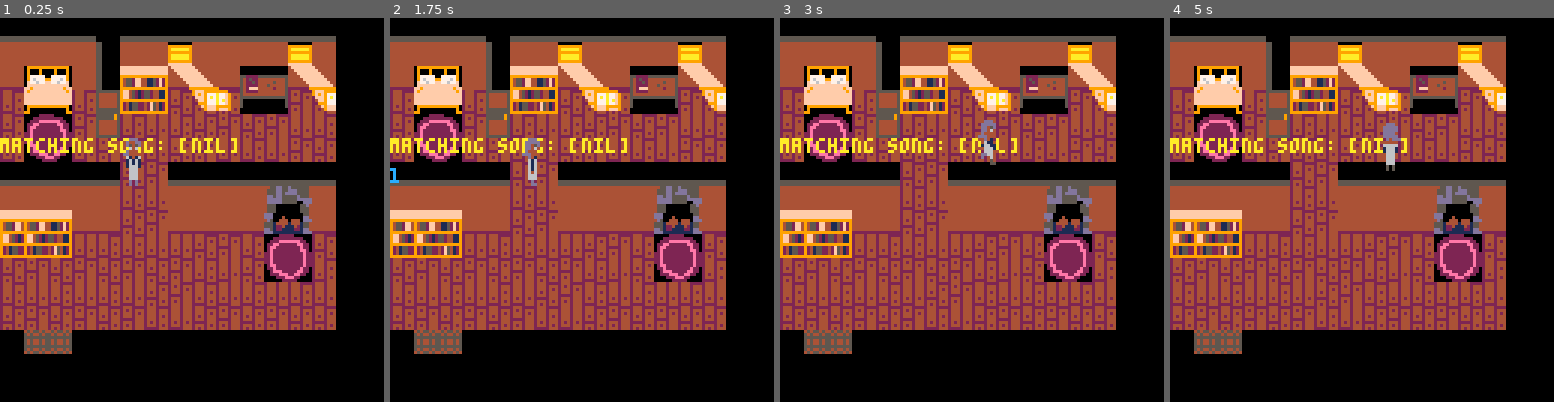
Above: before the commit, frames 1-4 (left to right).
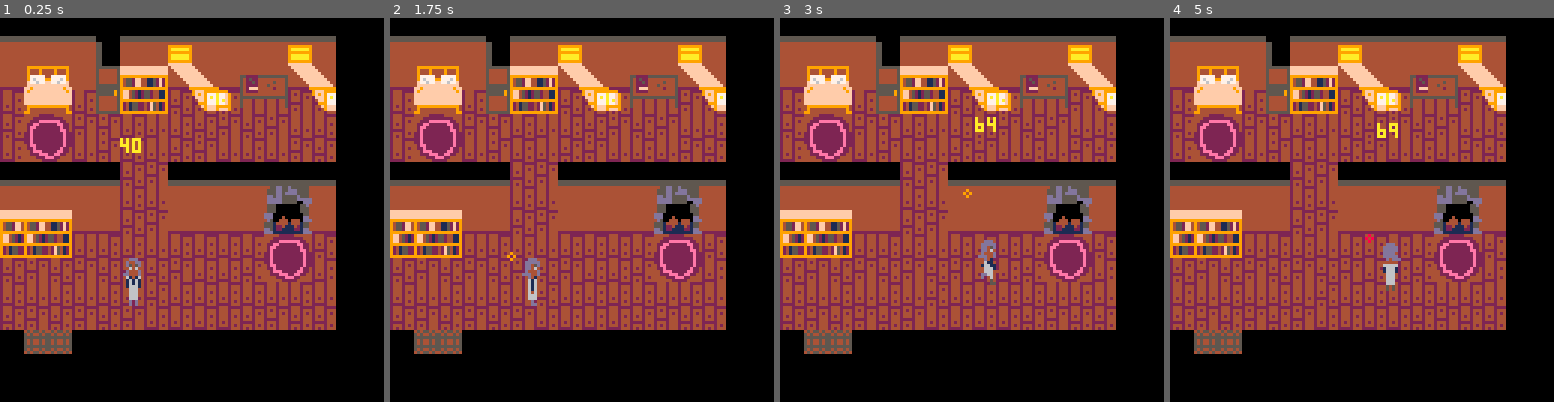
Above: after the commit, the same moments.

Repository: jamala/ggj-homesong
Game: PICO-8 cartridge homesong.p8
The game is run twice, just before and just after one commit, with the same random seed, the same clock (stepped at 60 frames per second) and the same inputs.
Inputs:
- Up to frame 1 (0.25 s): no input
- Up to frame 2 (1.75 s): tap X (X key) at 0.33, 1.07 s; tap O (Z key) at 0.7, 1.7 s; hold Right from 1.6 s (still down)
- Up to frame 3 (3 s): tap X (X key) at 1.85, 2.97 s; release Right at 2.1 s; tap O (Z key) at 2.1, 2.5, 2.9 s; hold Up 2.15-2.42 s; hold Right from 2.47 s (still down)
- Up to frame 4 (5 s): release Right at 3.03 s; hold Left 3.08-3.58 s; tap O (Z key) every 0.4 s from 3.3 to 4.9 s; hold Down 3.63-3.97 s; hold Right 4.02-4.68 s; tap X (X key) at 4.08 s; hold Up from 4.73 s (still down)

The runs differ from the first frame. In frame 1, 4.6% of the frame differs, in the area x 0-82%, y 6-82%; in frame 2, 4.6%; in frame 3, 4.6%; in frame 4, 4.7%.

Commit message:
map collision behavior

Diff:
--- a/homesong.p8
+++ b/homesong.p8
@@ -19,8 +19,8 @@
 	debug = {}
 
 	go_inside()
-	player.x=40
-	player.y=40
+	player.x=5*8
+	player.y=10*8
 end
 
 function _update()
@@ -57,12 +57,13 @@
 		move_player()
 
 	end
-
+	updatesing()
 end
 
 function move_player()
 	player.vx = 0
 	player.vy = 0
+	add(debug,player.x)
 	local m = false
 	if (btn(0)) then
 		 player.vx = -player.spd
@@ -88,10 +89,10 @@
 		m = true
 	end
 
-	player.x += player.vx
-	player.y += player.vy
+
 	if (m) then
-	playerspr:update()
+		playerspr:update()
+		apply_velocity()
 	else playerspr.frame = 1 end
 
 
@@ -110,20 +111,23 @@
   map(0,0,0,0,14,14)
   camera()
  else
-  map(16,1,0,0,100,100)
+  map(0,0,0,0,100,100)
  	camera(player.x-64,player.y-64)
  end
- print ("matching song: ",0,40,10)
- print (match,60,40,10)
- for i = 1,#notes do
- 	print(notes[i], 0, 40+10*i, 12)
- end
+
+// print ("matching song: ",0,40,10)
+// print (match,60,40,10)
+// for i = 1,#notes do
+ 	//print(notes[i], 0, 40+10*i, 12)
+// end
+
  --draw player
 
 	//spr(0,player.x,player.y)
 
 	playerspr:draw()
 	drawdebug()
+	drawsing()
 end
 
 
@@ -148,8 +152,48 @@
 function go_outside()
  inside=false
  play_outside(64)
- player.x=405
+ player.x=528
  player.y=245
+end
+
+
+function gettile(x,y)
+	return  {((x-(x % 8) ) / 8),
+	((y-(y % 8) ) / 8)}
+
+end
+
+function isblocked(x,y)
+
+	y+=8
+	local xmax = (((x+8)-((x+8) % 8) ) / 8)
+	local ymax = (((y+8)-((y+8) % 8) ) / 8)
+
+ x =((x-(x % 8) ) / 8)
+ y = ((y-(y % 8) ) / 8)
+
+ local f =
+ (fget(mget(x,y),0)) or
+ (fget(mget(xmax,y),0)) or
+ (fget(mget(x,ymax),0)) or
+ (fget(mget(xmax,ymax),0))
+	return f
+
+end
+
+
+function apply_velocity()
+
+	local b = isblocked(player.x+player.vx,player.y)
+	if not b then
+		player.x += player.vx
+ end
+
+	b = isblocked(player.x,player.y+player.vy)
+	if not b then
+		player.y += player.vy
+	end
+
 end
 -->8
 
@@ -176,6 +220,24 @@
  end
 	return false
 end
+
+
+-- lots of useful stuff here
+-- taken from harraps post:
+-- https://www.lexaloffle.com/bbs/?tid=2951
+function copy(o)
+  local c
+  if type(o) == 'table' then
+    c = {}
+    for k, v in pairs(o) do
+      c[k] = copy(v)
+    end
+  else
+    c = o
+  end
+  return c
+end
+
 -->8
 
 function songs()
@@ -183,6 +245,7 @@
 	for i = 0, 3 do
 		if btnd(i) then
 			add(notes,i)
+			sing(i)
 		end
 	end
 
@@ -321,9 +384,93 @@
 -->8
 
 
-function musicnote()
-
-end
+sing_note =
+{
+ x = 0,
+ y = 0,
+ vel = 1,
+ bounds = {10,10},
+ start = 0
+}
+singduration = 0.75
+sing_note_arr = {}
+notecols = {10,9,8,2}
+function sing(col)
+
+	s = copy(sing_note)
+	s.x = (rnd(5)-2.5)+player.x
+	s.y = player.y
+	s.vel = (rnd(2)-1)
+	s.col = notecols[col+1]
+	s.bounds = {s.x-10,s.x+10}
+	s.start = time()
+
+	add(sing_note_arr,s)
+end
+
+function sing_note:update()
+
+	self.y -=1
+	if( self.x < self.bounds[1] )
+	or
+	( self.x > self.bounds[2] )
+	then
+		self.vel = -self.vel
+	end
+
+	self.x +=self.vel
+…(4 lines of a section not shown)…
+end
+
+function sing_note:draw()
+	circ(self.x,self.y,1,self.col)
+end
+
+function updatesing()
+	for i = 1, #sing_note_arr do
+		sing_note_arr[i]:update()
+	end
+	for i = 1, #sing_note_arr do
+		if (sing_note_arr[i].start) <
+		(time() - singduration) then
+			del(sing_note_arr,sing_note_arr[i])
+			break
+	end
+end
+
+end
+
+function drawsing()
+	for i = 1, #sing_note_arr do
+		sing_note_arr[i]:draw()
+	end
+end
+…(23 lines of a section not shown)…
 
 
 
@@ -400,168 +547,168 @@
 
 
 __gff__
-0000000000000000000000000000000000000000000000000000000000000000000000000000000000000000000000000000000000000000000000000000000000000001000101004000000000000000000000000001010000000000000000000000000000000000000000000000808000000000000000000000000000008080
+0100000000000000000000000000020200000000000000000000000000010101000000000000000000000000000200000000000000000000000000000002000000000101000101014001010000000000000001010101010101010100000000000000010101010101000000000000808000000000010101010000000000008080
 0000000000000000000000000000000000000000000000000000000000000000000000000000000000000000000000000000000000000000000000000000000000000000000000000000000000000000000000000000000000000000000000000000000000000000000000000000000000000000000000000000000000000000
 __map__
 4747474700474747474747474747470000000000000000000000000000000000000000000000000000000000000000000000000000000000000000000000000000000000000000000000000000000000000000000000000000000000000000000000000000000000000000000000000000000000000000000000000000000000
 4343434358434344434343434443430000000000000000000000000000000000000000000000000000000000000000000000000000000000000000000000000000000000000000000000000000000000000000000000000000000000000000000000000000000000000000000000000000000000000000000000000000000000
-424546435864655a4a5452535a4a540000000000000000000000000000000000000000000000000000000000000000000000000000000000000000000000000000000000000000000000000000000000000000000000000000000000000000000000000000000000000000000000000000000000000000000000000000000000
-50555650497475404b4c6263414b4c0000000000000000000000000000000000000000000000000000000000000000000000000000000000000000000000000000000000000000000000000000000000000000000000000000000000000000000000000000000000000000000000000000000000000000000000000000000000
-4060614159505150404140415150510000000000000000000000000000000000000000000000000000000000000000000000000000000000000000000000000000000000000000000000000000000000000000000000000000000000000000000000000000000000000000000000000000000000000000000000000000000000
+424546434964655a4a5452535a4a540000000000000000000000000000000000000000000000000000000000000000000000000000000000000000000000000000000000000000000000000000000000000000000000000000000000000000000000000000000000000000000000000000000000000000000000000000000000
+50555650597475404b4c6263414b4c0000000000000000000000000000000000000000000000000000000000000000000000000000000000000000000000000000000000000000000000000000000000000000000000000000000000000000000000000000000000000000000000000000000000000000000000000000000000
+4060614141505150404140415150510000000000000000000000000000000000000000000000000000000000000000000000000000000000000000000000000000000000000000000000000000000000000000000000000000000000000000000000000000000000000000000000000000000000000000000000000000000000
 5070715141505140415150514140410000000000000000000000000000000000000000000000000000000000000000000000000000000000000000000000000000000000000000000000000000000000000000000000000000000000000000000000000000000000000000000000000000000000000000000000000000000000
 4747474747404147474747474747470000000000000000000000000000000000000000000000000000000000000000000000000000000000000000000000000000000000000000000000000000000000000000000000000000000000000000000000000000000000000000000000000000000000000000000000000000000000
 4343434343505143434343666743430000000000000000000000000000000000000000000000000000000000000000000000000000000000000000000000000000000000000000000000000000000000000000000000000000000000000000000000000000000000000000000000000000000000000000000000000000000000
 6464654242404142424242767742420000000000000000000000000000000000000000000000000000000000000000000000000000000000000000000000000000000000000000000000000000000000000000000000000000000000000000000000000000000000000000000000000000000000000000000000000000000000
-7474755150505151404150606140410000000000000000000000000000000000000000000000000000000000000000000000000000000000000000000000000000000000000000000000000000000000000000000000000000000000000000000000000000000000000000000000000000000000000000000000000000000000
-4041404140414041505140707150510000000000000000000000000000000000000000000000000000000000000000000000000000000000000000000000000000000000000000000000000000000000000000000000000000000000000000000000000000000000000000000000000000000000000000000000000000000000
-5051505150514041505150515051500000000000000000000000000000000000000000000000000000000000000000000000000000000000000000000000000000000000000000000000000000000000000000000000000000000000000000000000000000000000000000000000000000000000000000000000000000000000
-4041404140415051404140414040410000000000000000000000000000000000000000000000000000000000000000000000000000000000000000000000000000000000000000000000000000000000000000000000000000000000000000000000000000000000000000000000000000000000000000000000000000000000
+7474755150505150505050606140410000000000000000000000000000000000000000000000000000000000000000000000000000000000000000000000000000000000000000000000000000000000000000000000000000000000000000000000000000000000000000000000000000000000000000000000000000000000
+4041404140414041505040707150510000000000000000000000000000000000000000000000000000000000000000000000000000000000000000000000000000000000000000000000000000000000000000000000000000000000000000000000000000000000000000000000000000000000000000000000000000000000
+5051505150514050505050515051500000000000000000000000000000000000000000000000000000000000000000000000000000000000000000000000000000000000000000000000000000000000000000000000000000000000000000000000000000000000000000000000000000000000000000000000000000000000
+4041404140415050505040414040410000000000000000000000000000000000000000000000000000000000000000000000000000000000000000000000000000000000000000000000000000000000000000000000000000000000000000000000000000000000000000000000000000000000000000000000000000000000
+0048480000000000000000000000000000000000000000000000000000000000000000000000000000000000000000000000000000000000000000000000000000000000000000000000000000000000000000000000000000000000000000000000000000000000000000000000000000000000000000000000000000000000
+0048480000000000000000000000000000000000000000000000000000000000000000000000000000000000000000000000000000000000000000000000000000000000000000000000000000000000000000000000000000000000000000000000000000000000000000000000000000000000000000000000000000000000
 0048480000000000000000000000000000000000000000000000000000000000000000000000000000000000000000000000000000000000000000000000000000000000000000000000000000000000000000000000000000000000000000000000000000000000000000000000000000000000000000000000000000000000
 0000000000000000000000000000000000000000000000000000000000000000000000000000000000000000000000000000000000000000000000000000000000000000000000000000000000000000000000000000000000000000000000000000000000000000000000000000000000000000000000000000000000000000
-0000000000000000000000000000000000000000000000000000000000000000000000000000000000000000000000000000000000000000000000000000000000000000000000000000000000000000000000000000000000000000000000000000000000000000000000000000000000000000000000000000000000000000
-0000000000000000000000000000000000000000000000000000000000000000000000000000000000000000000000000000000000000000000000000000000000000000000000000000000000000000000000000000000000000000000000000000000000000000000000000000000000000000000000000000000000000000
 0000000000000000000001000000000000000000000000000000000000000000000000000000000000000000000000000000000000000000000000000000000000000000000000000000000000000000000000000000000000000000000000000000000000000000000000000000000000000000000000000000000000000000
-0000000000000000000000010101010101010000000000000000000000000000000000000000000000000000000000000000000000000000000000000000000000000000000000000000000000000000000000000000000000000000000000000000000000000000000000000000000000000000000000000000000000000000
-0000000000000000000000000000000000000000000000000000000000000000000000000000000000000000000000000000000000000000000000000000000000000000000000000000000000000000000000000000000000000000000000000000000000000000000000000000000000000000000000000000000000000000
-0000000000000000000000000000000000000000000000000000000000000000000000000000000000000000000000000000000000000000000000000000000000000000000000000000000000000000000000000000000000000000000000000000000000000000000000000000000000000000000000000000000000000000
-0000000000000000000000000000000000000000000000000000000000000000000000000000000000000000000000000000000000000000000000000000000000000000000000000000000000000000000000000000000000000000000000000000000000000000000000000000000000000000000000000000000000000000
-0000000000000000000000000000000000000000000000000000000000000000000000000000000000000000000000000000000000000000000000000000000000000000000000000000000000000000000000000000000000000000000000000000000000000000000000000000000000000000000000000000000000000000
-0000000000000000000000000000000000000000000000000000000000000000000000000000000000000000000000000000000000000000000000000000000000000000000000000000000000000000000000000000000000000000000000000000000000000000000000000000000000000000000000000000000000000000
-0000000000000000000000000000000000000000000000000000000000000000000000000000000000000000000000000000000000000000000000000000000000000000000000000000000000000000000000000000000000000000000000000000000000000000000000000000000000000000000000000000000000000000
-0000000000000000000000000000000000000000000000000000000000000000000000000000000000000000000000000000000000000000000000000000000000000000000000000000000000000000000000000000000000000000000000000000000000000000000000000000000000000000000000000000000000000000
-0000000000000000000000000000000000000000000000000000000000000000000000000000000000000000000000000000000000000000000000000000000000000000000000000000000000000000000000000000000000000000000000000000000000000000000000000000000000000000000000000000000000000000
-00000000000000000000000000000000000000000000000000000000000000000000000000000000000000000000000000000000000000000000002e2f2f2e2f2e2f2e2f2f2f00000000000000000000000000000000000000000000000000000000000000000000000000000000000000000000000000000000000000000000
-00000000000000000000000000000000000000000000000000000000000000000000000000000000000000000000000000000000000000000000003e3f2e3e3f3e3f3e3f3e3f00000000000000000000000000000000000000000000000000000000000000000000000000000000000000000000000000000000000000000000
-00000000000000000000000000000000000000000000000000000000000000000000000000000000000000000000000000000000000000000000002e2f2f2e2f3f2f6e6f2e2f00000000000000000000000000000000000000000000000000000000000000000000000000000000000000000000000000000000000000000000
-00000000000000000000000000000000000000000000000000000000000000000000000000000000000000000000000000000000000000000000003e3f2e3e3f2f3f7e7f3e3f00000000000000000000000000000000000000000000000000000000000000000000000000000000000000000000000000000000000000000000
-00000000000000000000000000000000000000000000000000000000000000000000000000000000000000000000000000000000000000000000002e2f2e2f2f2e2f3f2f2e2f00000000000000000000000000000000000000000000000000000000000000000000000000000000000000000000000000000000000000000000
-…(130 lines of a section not shown)…
+000000000000000000000001010101010101000000000000000000000000000000000000000000000000000000000000000000000000000000000000000000000000000000000000001d1d1d1d1d1d1d1d1d00000000000000000000000000000000000000000000000000000000000000000000000000000000000000000000
+0000000000000000000000000000000000000000000000000000000000000000000000000000000000000000000000000000000000000000000000000000000000000000000000001d1d1d1d1d1d1d1d1d1d1d000000000000000000000000000000000000000000000000000000000000000000000000000000000000000000
+00000000000000000000000000000000000000000000000000000000000000000000000000000000000000000000000000000000001d1d1d1d1d1d1d1d1d1d1d1d1d1d1d1d1d1d1d1d1d1d1d1d1d1d1d1d1d1d1d1d1d000000000000000000000000000000000000000000000000000000000000000000000000000000000000
+00000000000000000000000000000000000000000000000000000000000000000000000000000000000000000000000000000000001d1d1d1d1d1d1d1d1d1d1d1d1d1d1d1d1d1d1d1d1d1d1d1d1d1d1d1d1d1d1d1d1d000000000000000000000000000000000000000000000000000000000000000000000000000000000000
+000000000000000000000000000000000000000000000000000000000000000000000000000000000000000000000000000000001d1d1d1d1d1d1d1d1d1d1d1d1d1d1d1d1d1d1d1d1d1d1d1d1d1d1d1d1d1d1d1d1d1d000000000000000000000000000000000000000000000000000000000000000000000000000000000000
+0000000000000000000000000000000000000000000000000000000000000000000000000000000000000000000000000000001d1d1d1d1d1d1d2e2f2e2f2e2f2e2f2e2f2e2f2e2f2e2f2e2f2e2f2e2f1d1d1d1d1d1d1d0000000000000000000000000000000000000000000000000000000000000000000000000000000000
+0000000000000000000000000000000000000000000000000000000000000000000000000000000000000000000000000000001d1d1d1d1d1d1d3e3f3e3f3e3f3e3f3e3f3e3f3e3f3e3f3e3f3e3f3e3f1d1d1d1d1d1d000000000000000000000000000000000000000000000000000000000000000000000000000000000000
+0000000000000000000000000000000000000000000000000000000000000000000000000000000000000000000000000000001d1d1d1d1d1d1d2e2f2e2f2e2f2e2f2e2f2e2f2e2f2e2f2e2f2e2f2e2f1d1d1d1d1d1d000000000000000000000000000000000000000000000000000000000000000000000000000000000000
+0000000000000000000000000000000000000000000000000000000000000000000000000000000000000000000000000000001d1d1d1d1d1d1d3e3f3e3f3e3f3e3f3e3f3e3f3e3f3e3f3e3f3e3f3e3f1d1d1d1d1d1d000000000000000000000000000000000000000000000000000000000000000000000000000000000000
+0000000000000000000000000000000000000000000000000000000000000000000000000000000000000000000000000000001d1d1d1d1d1d1d1d2e2f2f2e2f2e2f2e2f2f2f2e2f2e2f2e2f2e2f2e2f1d1d1d1d1d1d000000000000000000000000000000000000000000000000000000000000000000000000000000000000
+0000000000000000000000000000000000000000000000000000000000000000000000000000000000000000000000000000001d1d1d1d1d1d1d1d3e3f2e3e0f3e3f3e3f3e3f3e3f3e3f3e3f3e3f3e3f1d1d1d1d1d1d000000000000000000000000000000000000000000000000000000000000000000000000000000000000
+0000000000000000000000000000000000000000000000000000000000000000000000000000000000000000000000000000001d1d1d1d1d1d1d1d1d1d2f2e1f3f2f6e6f2e2f2e2f2e2f2e2f2e2f2e2f1d1d1d1d1d1d000000000000000000000000000000000000000000000000000000000000000000000000000000000000
+0000000000000000000000000000000000000000000000000000000000000000000000000000000000000000000000000000001d1d1d1d1d1d1d1d1d1d2e3e2e2e3f7e7f3e3f3e3f3e3f3e3f3e3f3e3f1d1d1d1d1d1d000000000000000000000000000000000000000000000000000000000000000000000000000000000000
+0000000000000000000000000000000000000000000000000000000000000000000000000000000000000000000000000000001d1d1d1d1d1d1d1d1d1d2e2e0e2e2f3f2f2e2f2e2f2e2f2e2f2e2f2e2f1d1d1d1d1d1d000000000000000000000000000000000000000000000000000000000000000000000000000000000000
+…(130 lines of a section not shown)…
Not shown, changed: 85 lines of the sprite sheet (__gfx__) section of homesong.p8
